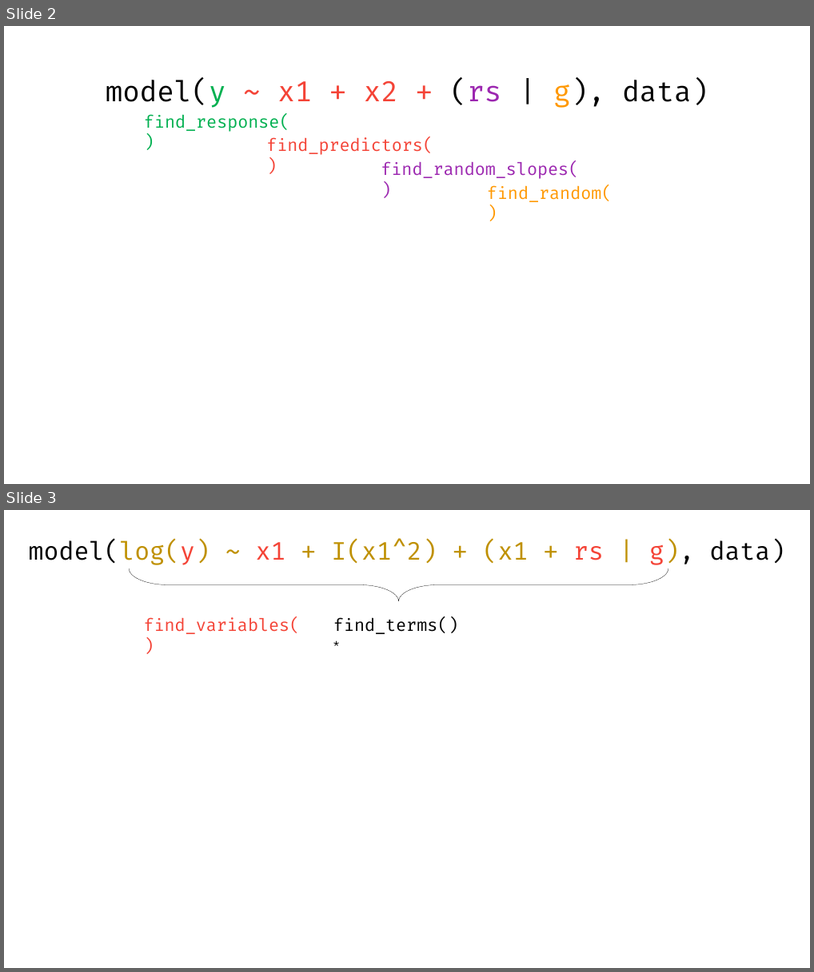
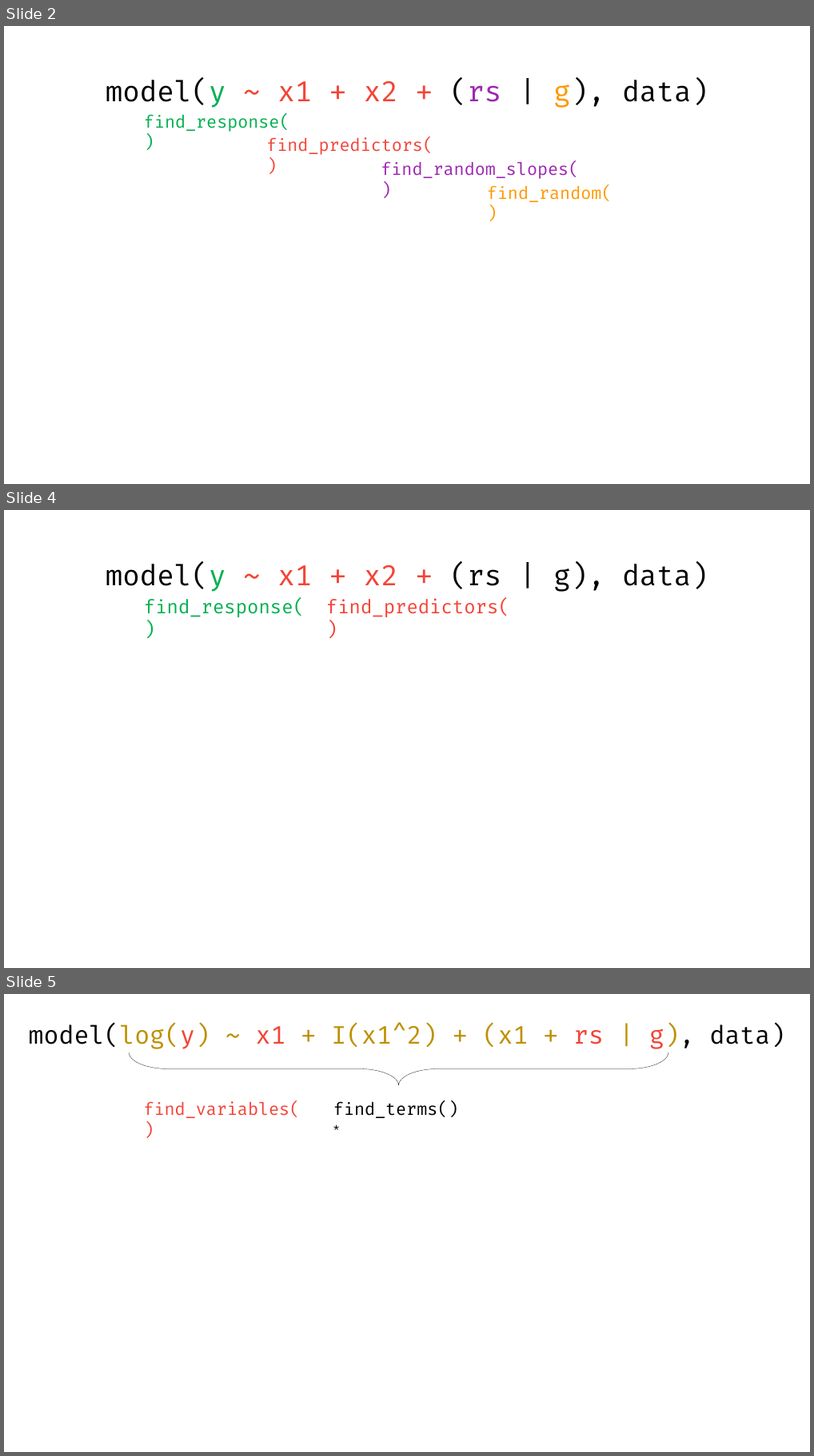
Before and after one commit to easystats/insight, a slide deck: paper/figure2.pptx. Shown one above the other, each under a label of ours: slides 2 and 3 before the commit, slides 2, 4 and 5 after it; the slides between them are not shown. The pictures are 814x972 and 814x1456 pixels, drawn with LibreOffice and Linux fonts; fonts in the diff are those of the drawing. Boxes give left, top, right and bottom in pixels: in the first picture for what was removed or moved away, otherwise in the second. Text is boxed around its words. In the diff, an @@ line names an element or a change of style, - is before the commit and + after.

```diff
--- a/paper/figure2.pptx
+++ b/paper/figure2.pptx
@@ slide 4 added at (4, 510, 810, 968), background #FFFFFF @@
@@ text added at (106, 563, 709, 592), 66 pt, text #000000 @@
+model(y ~ x1 + x2 + (rs | g), data)
@@ text added at (144, 598, 305, 617), 44 pt, text #00B050 @@
+find_response()
@@ text added at (326, 598, 510, 617), 44 pt, text #F44336 @@
+find_predictors()
@@ what was slide 3 is now slide 5 @@
```
Also in this commit, not shown: 3 other slides added, 14 other files.
